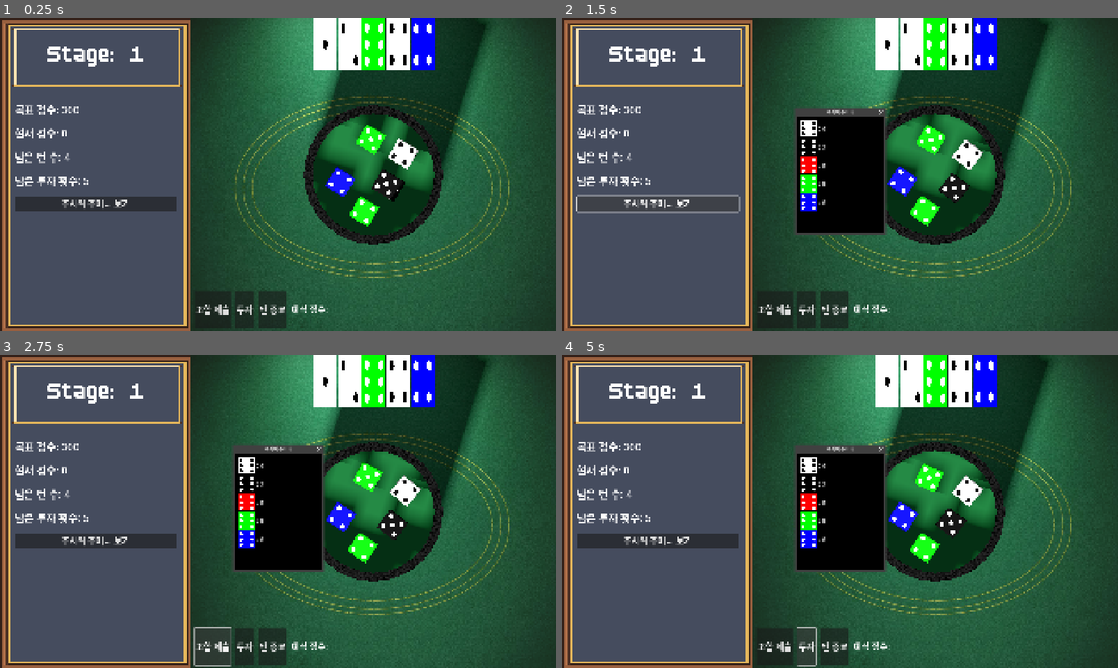
Above: before the commit, frames 1-4 (two rows, left to right).
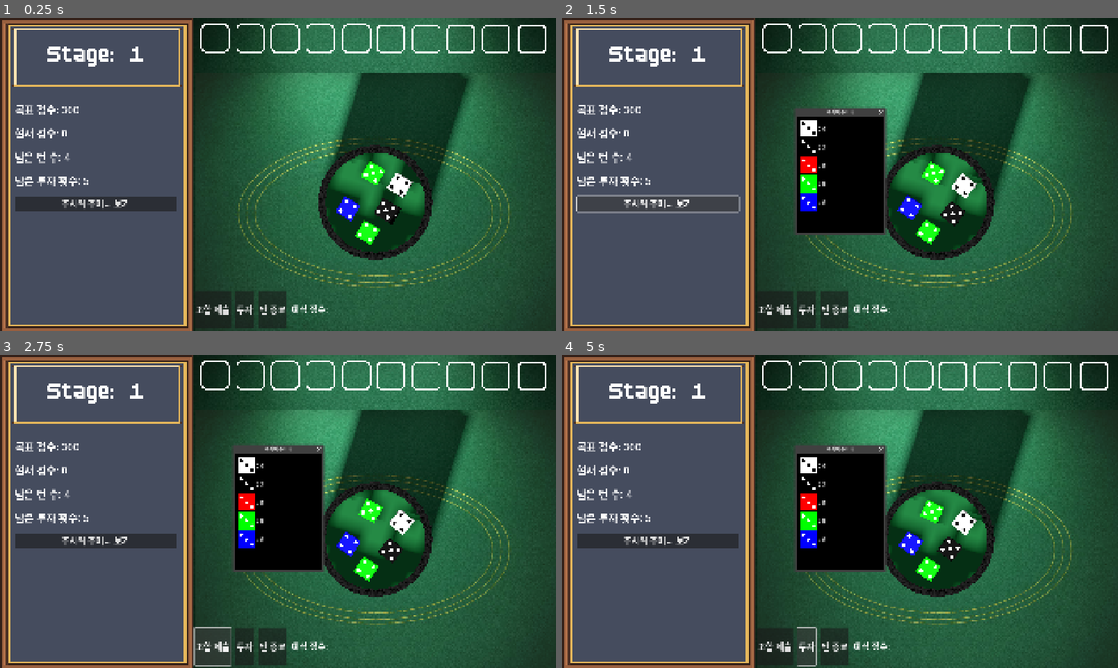
Above: after the commit, the same moments.

Repository: SangHyung-Jung/ColorDiceRollGame
Game: Godot game, scene res://main_screen.tscn
The game is run twice, just before and just after one commit, with the same random seed, the same clock (stepped at 60 frames per second) and the same inputs.
Inputs:
- Up to frame 1 (0.25 s): no input
- Up to frame 2 (1.5 s): click "투자" at 0.5 s; click "주사위 주머니 보기" at 1.25 s
- Up to frame 3 (2.75 s): click "조합 제출" at 2 s
- Up to frame 4 (5 s): click "주사위 주머니 보기" at 2.75 s; click "조합 제출" at 3.5 s; click "투자" at 4.25 s

The runs differ from the first frame. In frame 1, 19% of the frame differs, in the area x 34-99%, y 0-100%; in frame 2, 18%; in frame 3, 18%; in frame 4, 18%.

Commit message:
add test

Diff:
--- a/main_screen.gd
+++ b/main_screen.gd
@@ -28,7 +28,7 @@
 # === 리소스 로드 ===
 const RollingWorldScene = preload("res://scenes/rolling_world.tscn")
 const CupScene := preload("res://cup.tscn")
-const DiceFaceImageScene = preload("res://scripts/components/dice_face_image.tscn")
+const InvestedDie3DScene = preload("res://scripts/components/invested_die_3d.tscn")
 const DiceBagPopupScene = preload("res://scripts/components/dice_bag_popup.tscn")
 const DiceFaceTextureCache = preload("res://scripts/utils/dice_face_texture_cache.gd")
 
@@ -92,23 +92,26 @@
 	var dice_defs = dice_spawner.create_dice_definitions(game_manager.bag, 5)
 
 	for i in range(dice_defs.size()):
-		var def = dice_defs[i]
+		var d_def = dice_defs[i]
 		var value = randi_range(1, 6)
 
-		var color_key = ""
-		for key in ComboRules.BAG_COLOR_MAP:
-			if ComboRules.BAG_COLOR_MAP[key] == def.color:
-				color_key = key
-				var atlas = TextureCache.get_atlas(color_key)
-				if atlas == null:
-					print("ERROR in _invest_initial_dice: Atlas not found for color_key: ", color_key)
-				var display = DiceFaceImageScene.instantiate()
-				display.custom_minimum_size = Vector2(80, 80)
-				display.name = "invested_dice_init_" + str(i)
-				invested_dice_container.add_child(display)
-				display.set_face(value, atlas)
-				display.value = value
-				display.dice_color = def.color
+		# --- Create a real 3D die ---
+		var dice_scene = d_def.shape.scene()
+		var dice_node: Dice = dice_scene.instantiate()
+		dice_node.name = d_def.name
+		dice_node.dice_color = d_def.color
+		dice_node.pips_texture_original = d_def.pips_texture
+		# We don't add it to the main scene, we'll give it to the viewport
+
+		# --- Create the 3D display UI ---
+		var display = InvestedDie3DScene.instantiate()
+		display.custom_minimum_size = Vector2(80, 80)
+		display.name = "invested_dice_init_" + str(i)
+		display.value = value
+		display.dice_color = d_def.color
+
+		invested_dice_container.add_child(display)
+		display.set_die(dice_node) # This reparents the die and shows the face
 
 func _spawn_initial_dice() -> void:
 	if not game_manager.can_draw_dice(GameConstants.HAND_SIZE):
@@ -246,16 +249,21 @@
 		print("남은 투자 횟수가 없습니다.")
 		return
 
-	var nodes_to_invest = combo_select.get_selected_nodes()
+	# [수정됨] pop_selected_nodes()를 호출하여 노드를 한 번에 가져오고 선택 목록에서 제거합니다.
+	var nodes_to_invest = combo_select.pop_selected_nodes()
+
 	if nodes_to_invest.is_empty():
 		print("투자할 주사위를 먼저 선택하세요.")
+		# 노드를 pop했으므로, 여기서 return하면 노드가 사라집니다.
+		# 하지만 "투자할 주사위가 없는" 상태이므로 괜찮습니다.
 		return
 
 	if invested_dice_container.get_child_count() + nodes_to_invest.size() > MAX_INVESTED_DICE:
 		print("최대 %d개까지만 투자할 수 있습니다." % MAX_INVESTED_DICE)
-		return
-
-	combo_select.pop_selected_nodes() # Clear selection after check
+		# 중요: 여기서 실패하면 pop한 노드들이 공중에 뜹니다.
+		# 추후 이 노드들을 combo_select에 다시 추가하는 로직이 필요할 수 있으나,
+		# 일단 현재 오류를 해결하기 위해 이대로 둡니다.
+		return
 
 	_invest_dice(nodes_to_invest)
 	combo_select.exit()
@@ -268,26 +276,18 @@
 		if not roll_results.has(dice_node.name): continue
 		var value = roll_results[dice_node.name]
 
-		var color_key = ""
-		var body_color = dice_node.dice_color
-		for key in ComboRules.BAG_COLOR_MAP:
-			if ComboRules.BAG_COLOR_MAP[key] == body_color:
-				color_key = key
-				break
-
-		var atlas = TextureCache.get_atlas(color_key)
-		if atlas == null:
-			print("ERROR in _invest_dice: Atlas not found for color_key: ", color_key)
-			continue
-
-		var display = DiceFaceImageScene.instantiate()
+		# --- Create the 3D display UI ---
+		var display = InvestedDie3DScene.instantiate()
 		display.custom_minimum_size = Vector2(80, 80)
 		display.name = "invested_dice_" + str(display.get_instance_id())
-		invested_dice_container.add_child(display)
-		display.set_face(value, atlas)
 		display.value = value
 		display.dice_color = dice_node.dice_color
 
+		invested_dice_container.add_child(display)
+		display.set_die(dice_node) # This reparents the die
+		# The die is already showing the correct face from the roll
+
+	# This is still needed to remove the dice from the active roll list
 	_remove_combo_dice(nodes)
 func _on_turn_end_pressed() -> void:
 	combo_select.exit()
--- a/main_screen.tscn
+++ b/main_screen.tscn
@@ -92,7 +92,8 @@
 anchors_preset = 15
 anchor_right = 1.0
 anchor_bottom = 1.0
-offset_left = -3.0
+offset_left = 10.0
+offset_top = 191.0
 grow_horizontal = 2
 grow_vertical = 2
 
--- a/scripts/components/dice_bag_popup.gd
+++ b/scripts/components/dice_bag_popup.gd
@@ -1,6 +1,6 @@
 extends Window
 
-const DiceFaceImageScene = preload("res://scripts/components/dice_face_image.tscn")
+const DiceFaceDisplay2DScene = preload("res://scripts/components/dice_face_display_2d.tscn")
 
 const COLORS = [
 	{"key": "W", "name": "하얀색"},
@@ -21,7 +21,7 @@
 		var key = color_info["key"]
 
 		# Create Dice Image
-		var image = DiceFaceImageScene.instantiate()
+		var image = DiceFaceDisplay2DScene.instantiate()
 		image.custom_minimum_size = Vector2(60, 60)
 		image.set_face(6, TextureCache.get_atlas(key))
 		grid.add_child(image)
--- /dev/null
+++ b/scripts/components/dice_face_display_2d.gd
@@ -0,0 +1,23 @@
+extends Control
+
+var _value: int = 1
+var _atlas: Texture2D
+
+func _draw() -> void:
+	if not _atlas:
+		return
+
+	var region_width: float = _atlas.get_width() / 3.0
+	var region_height: float = _atlas.get_height() / 2.0
+
+	var u: int = (_value - 1) % 3
+	var v: int = (_value - 1) / 3
+
+	var region = Rect2(u * region_width, v * region_height, region_width, region_height)
+
+	draw_texture_rect_region(_atlas, get_rect(), region)
+
+func set_face(p_value: int, p_atlas: Texture2D) -> void:
+	_value = p_value
+	_atlas = p_atlas
+	queue_redraw()
--- /dev/null
+++ b/scripts/components/dice_face_display_2d.tscn
@@ -0,0 +1,6 @@
+[gd_scene load_steps=2 format=3 uid="uid://b7gdufucg0i2c"]
+
+[ext_resource type="Script" path="res://scripts/components/dice_face_display_2d.gd" id="1_abcde"]
+
+[node name="DiceFaceDisplay2D" type="Control"]
+script = ExtResource("1_abcde")
--- a/scripts/components/dice_face_image.gd
+++ /dev/null
@@ -1,39 +0,0 @@
-extends Control
-
-var dice_value: int = 1
-var texture_atlas: Texture2D
-var selected: bool = false
-var value: int
-var dice_color: Color
-
-# This is the correct mapping determined through debugging
-const FACE_RECTS = {
-	1: Rect2(0, 200, 200, 200),    # R4
-	2: Rect2(400, 0, 200, 200),    # R3
-	3: Rect2(400, 200, 200, 200),  # R6
-	4: Rect2(200, 200, 200, 200),  # R5
-	5: Rect2(0, 0, 200, 200),      # R1
-	6: Rect2(200, 0, 200, 200),    # R2
-}
-
-func _gui_input(event: InputEvent) -> void:
-	if event is InputEventMouseButton and event.pressed and event.button_index == MOUSE_BUTTON_LEFT:
-		selected = not selected
-		queue_redraw()
-
-func set_face(value: int, atlas: Texture2D):
-	self.dice_value = value
-	self.texture_atlas = atlas
-	queue_redraw()
-
-func _draw():
-	if not texture_atlas:
-		return
-
-	var src_rect = FACE_RECTS.get(dice_value, Rect2(0, 0, 200, 200))
-	var dest_rect = Rect2(Vector2.ZERO, get_size())
-
-	draw_texture_rect_region(texture_atlas, dest_rect, src_rect)
-
-	if selected:
-		draw_rect(dest_rect, Color(1, 1, 0, 0.5)) # Yellow tint for selection
--- a/scripts/components/dice_face_image.tscn
+++ /dev/null
@@ -1,7 +0,0 @@
-[gd_scene load_steps=2 format=3]
-
-[ext_resource type="Script" path="res://scripts/components/dice_face_image.gd" id="1"]
-
-[node name="DiceFaceImage" type="Control"]
-custom_minimum_size = Vector2(80, 80)
-script = ExtResource("1")
--- /dev/null
+++ b/scripts/components/invested_die_3d.gd
@@ -0,0 +1,82 @@
+extends SubViewportContainer
+
+@onready var subviewport: SubViewport = $SubViewport
+@onready var camera: Camera3D = $SubViewport/Camera3D
+
+# --- Public Properties ---
+var value: int = 0
+var dice_color: Color = Color.WHITE
+var selected: bool = false
+# -------------------------
+
+# 주사위 노드를 임시로 저장할 변수
+var _die_node_to_set: Node3D = null
+
+# 이 함수는 main_screen.gd에서 호출됩니다.
+func set_die(die_node: Node3D):
+	if die_node == null:
+		print("ERROR: set_die was called with a null die_node!")
+		return
+
+	# 주사위 노드를 임시 변수에 저장합니다.
+	_die_node_to_set = die_node
+
+
+# _ready()는 모든 @onready 변수가 준비된 후에 호출됩니다.
+func _ready():
+	# 컨테이너 크기가 변경될 때 SubViewport 크기를 조정하기 위해 신호에 연결합니다.
+	resized.connect(_on_resized)
+	# 초기 크기 설정
+	_on_resized()
+	print("InvestedDie3D _ready: initial size = ", size)
+
+	# --- _ready()에서 주사위 설정 로직 실행 ---
+	if _die_node_to_set != null:
+		if _die_node_to_set.get_parent():
+			_die_node_to_set.get_parent().remove_child(_die_node_to_set)
+
+		subviewport.add_child(_die_node_to_set)
+
+		# _finish_setup을 바로 호출합니다.
+		_finish_setup(_die_node_to_set)
+	else:
+		print("WARNING: InvestedDie3D가 주사위 노드 없이 _ready() 상태가 되었습니다.")
+	# --- 주사위 설정 로직 끝 ---
+
+
+func _finish_setup(die_node: Node3D):
+	# @onready로 찾은 'camera' 변수를 사용합니다.
+	if camera == null:
+		print("ERROR: Camera node not found in InvestedDie3D!")
+		return
+
+	# 카메라에 잘 보이도록 위치를 초기화합니다.
+	die_node.global_transform = Transform3D.IDENTITY
+	die_node.position = Vector3.ZERO
+
+	# [중요] 불필요한 회전을 제거합니다. (이전 단계에서 수정됨)
+	# die_node.rotation_degrees = Vector3(35, 0, 45)
+
+	print("--- _finish_setup (Applying Fix) ---")
+	print("Die node: ", die_node.name)
+	print("Die position before show_face: ", die_node.position)
+	print("Camera transform: ", camera.global_transform)
+
+	# [순서 수정]
+	# 1. 먼저 주사위의 면(값)을 설정하여 올바르게 회전시킵니다.
+	if value > 0:
+		die_node.show_face(value)
+		print("Called show_face(%d)" % value)
+
+	# 2. 모든 위치와 회전 설정이 끝난 후, 마지막에 물리 엔진을 정지시킵니다.
+	die_node.freeze = true
+	print("Die frozen in final state.")
+	print("---------------")
+
+
+func _on_resized():
+	# print("InvestedDie3D _on_resized: new size = ", size)
+	# SubViewport의 크기가 컨테이너의 크기와 일치하도록 보장합니다.
+	if subviewport:
+		subviewport.size = Vector2i(size)
+		# print("InvestedDie3D _on_resized: subviewport size set to ", subviewport.size)
--- /dev/null
+++ b/scripts/components/invested_die_3d.tscn
@@ -0,0 +1,28 @@
+[gd_scene load_steps=3 format=3 uid="uid://c06n7v366v6qj"]
+
+[ext_resource type="Script" uid="uid://bu51jaqvnn112" path="res://scripts/components/invested_die_3d.gd" id="1_w8j5m"]
+
+[sub_resource type="World3D" id="World3D_v3p3v"]
+
+[node name="InvestedDie3D" type="SubViewportContainer"]
+custom_minimum_size = Vector2(64, 64)
+offset_right = 64.0
+offset_bottom = 64.0
+stretch = true
+script = ExtResource("1_w8j5m")
+
+[node name="SubViewport" type="SubViewport" parent="."]
+world_3d = SubResource("World3D_v3p3v")
+transparent_bg = true
+handle_input_locally = false
+size = Vector2i(64, 64)
+render_target_update_mode = 4
+
+[node name="DirectionalLight3D" type="DirectionalLight3D" parent="SubViewport"]
+transform = Transform3D(1, 0, 0, 0, 0.707107, 0.707107, 0, -0.707107, 0.707107, 0, 0, 0)
+light_energy = 0.8
+shadow_enabled = true
+
+[node name="Camera3D" type="Camera3D" parent="SubViewport"]
+transform = Transform3D(1, 0, 0, 0, -4.37114e-08, 1, 0, -1, -4.37114e-08, 0, 15, 0)
+current = true
Not shown, added: scripts/components/dice_face_display_2d.gd.uid
Not shown, removed: scripts/components/dice_face_image.gd.uid
Not shown, added: scripts/components/invested_die_3d.gd.uid
